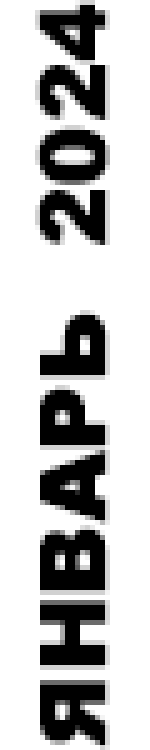
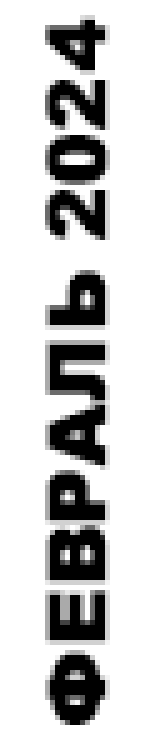
Before/after of a (150, 750) layered artwork. What changed in the layer stack:
renamed "ЯНВАРЬ 2024" to "ФЕВРАЛЬ 2024", painted on it over [35, 0, 110, 750]
